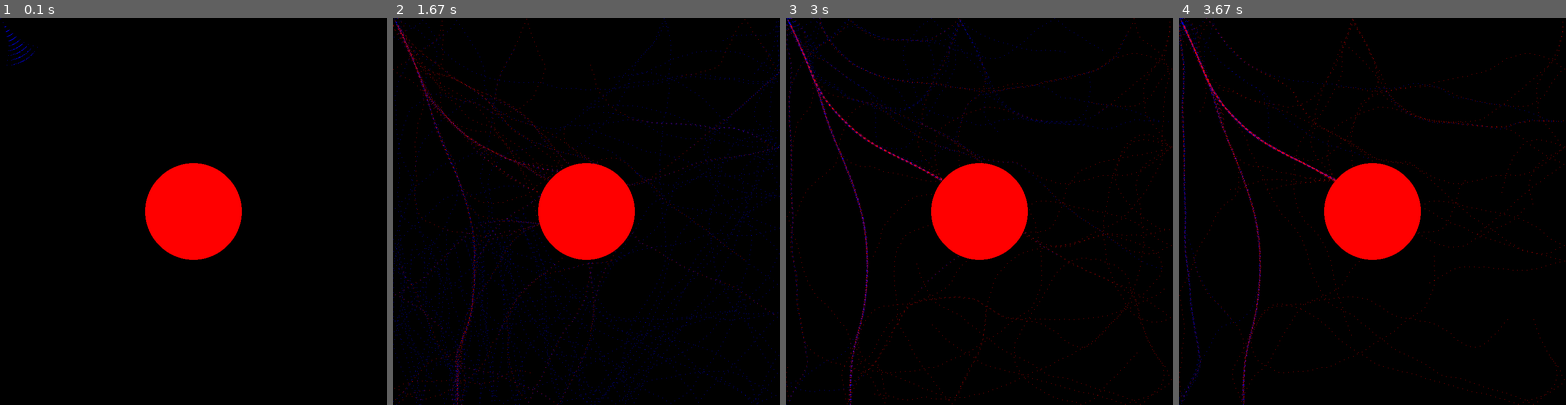
Above: before the commit, frames 1-4 (left to right).
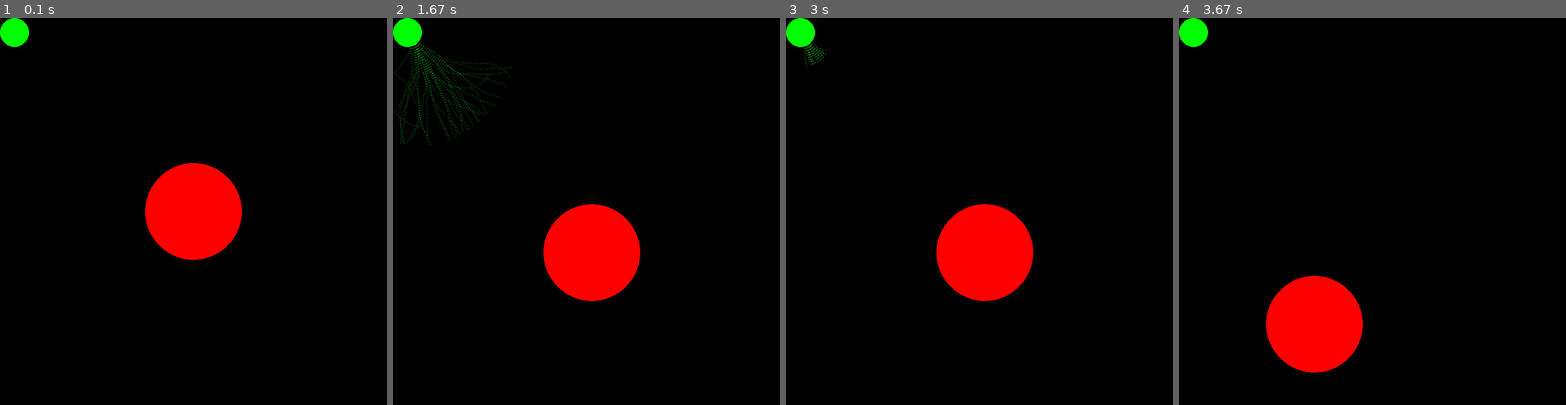
Above: after the commit, the same moments.

Repository: KiRum89/ant_colony
Game: pygame game, started from colony_game.py
The game is run twice, just before and just after one commit, with the same random seed, the same clock (stepped at 60 frames per second) and the same inputs.
Inputs (mouse positions are in pixels of both pictures, inside the frame that each line leads up to):
- Up to frame 1 (0.1 s): no input
- Up to frame 2 (1.67 s): hold A 0.33-0.8 s; move the mouse to (571, 226) at 0.37 s; tap A at 0.83 s; press the mouse at (590, 254) at 1.2 s; move the mouse to (590, 254) at 1.3 s; release the mouse at (586, 257) at 1.43 s; press the mouse at (590, 254) at 1.53 s; move the mouse to (559, 168) at 1.63 s
- Up to frame 3 (3 s): release the mouse at (917, 83) at 1.77 s; tap A at 2.33, 2.73 s; click (867, 137) at 2.75 s
- Up to frame 4 (3.67 s): press the mouse at (1376, 254) at 3.03 s; move the mouse to (1345, 288) at 3.13 s; release the mouse at (1314, 323) at 3.27 s; tap A at 3.4 s; click (1287, 180) at 3.42 s

The runs differ from the first frame. In frame 1, 0.5% of the frame differs, in the area x 0-10%, y 0-13%; in frame 2, 6.8%; in frame 3, 6.5%; in frame 4, 11%, in the area x 0-100%, y 0-100%.

Commit message:
food/nest can be moved. Click "a" to pause/continue

Diff:
--- a/ant.py
+++ b/ant.py
@@ -2,11 +2,12 @@
 import matplotlib
 import matplotlib.pyplot as plt
 
-plt.ion()
 import matplotlib.patches as patches
 import world as w
 #TODO: proper reflecton from the walls!
 class Ant:
+
+
     def __init__(self,r,R,phi,speed,t):
         self.r = r
 
@@ -22,6 +23,8 @@
         self.path = [self.r]
         NUM_SEC = 4
         self.angles = np.linspace(-self.alpha/2,self.alpha/2,NUM_SEC)
+        self.X=np.linspace(0,w.W,w.W//self.speed)
+        self.Y = np.linspace(0,w.H,w.H//self.speed)
 
     def rotMatrix(self,dphi):
         return np.array([[np.cos(dphi),-np.sin(dphi)],[np.sin(dphi),np.cos(dphi)]])
@@ -58,10 +61,8 @@
         self.next_dr = self.dr
 
     def get_cell(self,r):
-        X=np.linspace(0,w.W,w.W//self.speed)
-        Y = np.linspace(0,w.H,w.H//self.speed)
-        idx_x = np.where(X<=r[0])[0][-1]
-        idx_y = np.where(Y<=r[1])[0][-1]
+        idx_x = np.where(self.X<=r[0])[0][-1]
+        idx_y = np.where(self.Y<=r[1])[0][-1]
 
         return [idx_x,idx_y]
 
@@ -96,6 +97,7 @@
             pheroms = trail.get((i,j),None)
             if pheroms!=None:
                 for pher in pheroms:
+                    #print('pher',len(pheroms))
                     coor = pher[0]
                     vec=(coor-self.r)
                     if self.norm(vec)<=self.R:
@@ -117,7 +119,7 @@
 
 
     def norm(self,vec):
-        return np.sum(vec**2)**0.5
+        return (vec**2).sum()**0.5
 
 
     def get_sector_cells(self):
@@ -164,6 +166,8 @@
 
 
 if __name__ == "__main__":
+
+    plt.ion()
     def run2(ants,cells,T):
         trail_home = {}
 
--- /dev/null
+++ b/area.py
@@ -0,0 +1,24 @@
+import numpy as np
+# create a circular area
+class CircArea:
+    def __init__(self,col,r0,R):
+        # color, r0 (coordinates center), Radius
+        self.col = col
+        self.r0=r0
+        self.R=R
+    def inside(self,r):
+
+        if np.sum((r-self.r0)**2)**0.5<self.R:
+            return True
+        else:
+            return False
+
+    def drag(self,pygame):
+
+        x0,y0 = self.r0
+        x,y=pygame.mouse.get_pos()
+        if ((x0-x)**2+(y0-y)**2)**0.5<self.R:
+            state = pygame.mouse.get_pressed(num_buttons=3)
+            if state[0]==True:
+                x0,y0 = pygame.mouse.get_pos()
+                self.r0 = np.array([x0,y0])
--- a/colony_game.py
+++ b/colony_game.py
@@ -2,17 +2,25 @@
 import sys
 import world as w
 import numpy as np
-ants=[Ant(np.array([1,1]),50,np.pi/3,10,0) for _ in range(0,50)]
-
-t = 1
+from area import CircArea
 import pygame
 
+t=0
+ants=[Ant(np.array([1,1]),30,np.pi/3,5,t) for _ in range(0,50)]
 pygame.init()
+clock = pygame.time.Clock()
 gameDisplay = pygame.display.set_mode((w.W,w.H))
-col = (0,0,255)
 
 
-clock = pygame.time.Clock()
+col = (0,255,0)
+green = (0,255,0)
+red = (255,0,0)
+
+
+food = CircArea(red,np.array([w.W/2,w.H/2]),100)
+home = CircArea(green,np.array([30,30]),30)
+
+
 trail_scout={}
 trail_return = {}
 
@@ -24,48 +32,67 @@
             pygame.draw.rect(gameDisplay,col,rect)
 
 count_home = 0
+
+pause = False
 while 1:
 
     gameDisplay.fill((0,0,0))
-    plot_rect(trail_scout,(0,0,255))
-    plot_rect(trail_return,(255,0,0))
+    food.drag(pygame)
+    home.drag(pygame)
+    pygame.draw.circle(gameDisplay,red,tuple(food.r0),food.R)
 
-    pygame.draw.circle(gameDisplay,(255,0,0),tuple(w.r0),w.R)
-    for ant in ants:
-        if w.isFood(ant.r) and ant.scout==True:
-            ant.scout = False
-            ant.dr = -ant.dr
-            ant.t = t
-            col = (255,0,0)
-
-        if w.isHome(ant.r) and ant.scout==False:
-            count_home += 1
-            print('count home {}'.format(count_home))
-            ant.dr = -ant.dr
-            ant.scout = True
-            col = (0,0,255)
+    pygame.draw.circle(gameDisplay,green,tuple(home.r0),home.R)
 
 
-        ant.t = t
-        if ant.scout == True:
-            ant.mark_trail(trail_scout)
-            ant.move()
-            ant.decide(trail_return)
-        else:
-            ant.mark_trail(trail_return)
-            ant.move()
-            ant.decide(trail_scout)
+    if pause==False:
+        plot_rect(trail_scout,green)
+        plot_rect(trail_return,red)
 
-    w.evap(trail_scout, 150,t)
-    w.evap(trail_return, 150,t)
-    print('scout:',len(trail_scout))
-    print('return:',len(trail_return))
+        for ant in ants:
+            if food.inside(ant.r) and ant.scout==True:
+                ant.scout = False
+                ant.dr = -ant.dr
+                ant.t = t
+                col =  red
 
-    t += 1
+            if home.inside(ant.r) and ant.scout==False:
+                count_home += 1
+                print('count home {}'.format(count_home))
+                ant.dr = -ant.dr
+                ant.scout = True
+                col =green
+
+
+            ant.t = t
+            if ant.scout == True:
+                ant.mark_trail(trail_scout)
+                ant.move()
+                ant.decide(trail_return)
+            else:
+                ant.mark_trail(trail_return)
+                ant.move()
+                ant.decide(trail_scout)
+
+        w.evap(trail_scout, 300,t)
+        w.evap(trail_return, 300,t)
+
+        t += 1
+        print(t)
     pygame.display.update()
 
-    clock.tick(120)
     for event in pygame.event.get():
+        if event.type == pygame.KEYDOWN:
+            if event.key == pygame.K_a:
+                trail_return={}
+                trail_scout={}
+
+                t = 0
+                ants=[Ant(home.r0,30,np.pi/3,5,t) for _ in range(0,30)]
+                pause = not(pause)
+
         if event.type == pygame.QUIT:
             pygame.quit()
             sys.exit()
+
+
+    #clock.tick(120)
--- /dev/null
+++ b/drag_example.py
@@ -0,0 +1,28 @@
+import sys
+import pygame
+
+pygame.init()
+gameDisplay = pygame.display.set_mode((500,500))
+
+clock = pygame.time.Clock()
+x0,y0,R = 20,20,20
+while 1:
+
+    #gameDisplay.fill((0,0,0))
+    print(x0,y0)
+    pygame.draw.circle(gameDisplay,(0,255,0),(x0,y0),R)
+    for event in pygame.event.get():
+        if event.type == pygame.QUIT:
+            pygame.quit()
+            sys.exit()
+    x,y=pygame.mouse.get_pos()
+    if ((x0-x)**2+(y0-y)**2)**0.5<R:
+
+        state = pygame.mouse.get_pressed(num_buttons=3)
+        if state[0]==True:
+            #     print('lala')
+
+            x0,y0=pygame.mouse.get_pos()
+
+
+    pygame.display.update()
--- a/run_colony.py
+++ b/run_colony.py
@@ -6,6 +6,7 @@
 
 from matplotlib.patches import Rectangle
 from ant import Ant
+from area import CircArea
 
 if __name__ == "__main__":
 
@@ -13,6 +14,9 @@
         trail_scout = {} # no food
         trail_return = {} #
         fig,ax = plt.subplots(1,1)
+        col = (0,255,0)
+        green = (0,255,0)
+        red = (255,0,0)
 
         def plot(ants):
             for ant in ants:
@@ -34,57 +38,55 @@
             arr = np.asarray(arr)
             plt.plot(arr[:,0],arr[:,1],'x',c=c)
 
+        def run_ant(ant,t,areas):
+            home,food = areas
+            if food.inside(ant.r) and ant.scout==True:
+                ant.scout = False
+                ant.dr = -ant.dr
+                ant.t = t
+                col =  red
+
+            if home.inside(ant.r) and ant.scout==False:
+                ant.dr = -ant.dr
+                ant.scout = True
+                col =green
+
+
+            if ant.scout == True:
+                ant.mark_trail(trail_scout)
+                ant.move()
+                ant.decide(trail_return)
+            else:
+                ant.mark_trail(trail_return)
+                ant.move()
+                ant.decide(trail_scout)
+
+
         def myrun():
-            #ant.get_pherom_counts(trail)
-            ants=[Ant(np.array([1,1]),50,np.pi/2,10,0) for _ in range(0,1)]
 
-            for ant in ants:
-                for t in range(0,T):
+            count_home = 0
+            food = CircArea(red,[w.W/2,w.H/2],100)
+            home = CircArea(green,[30,30],30)
 
-                    if w.isFood(ant.r) and ant.scout==True:
-                        ant.scout = False
-                        ant.dr = -ant.dr
-                        ant.t = t
 
-                    if w.isHome(ant.r) and ant.scout==False:
-                        print('found home')
-                        ant.dr = -ant.dr
-                        ant.scout = True
+            ants=[Ant(np.array([1,1]),30,np.pi/2,5,0) for _ in range(0,10)]
 
-                    if ant.scout == True:
-                        ant.t = t
-                        ant.mark_trail(trail_scout)
-                        ant.move()
-                        ant.decide(trail_return)
-                    else:
-                        ant.t = t
-                        ant.mark_trail(trail_return)
-                        ant.move()
-                        ant.decide(trail_scout)
+            areas = [home,food]
+            for t in range(0,T):
+                for ant in ants:
 
-                    w.evap(trail_return,50,t)
-                    w.evap(trail_scout,50,t)
+                    ant.t = t
+                    run_ant(ant,t,areas)
+
+                w.evap(trail_scout,300,t)
+                w.evap(trail_return,300,t)
+
+                t += 1
 
 
 
-        #cProfile.run('myrun()')
-        myrun()
-        circle1 = plt.Circle(tuple(w.r0), w.R, color='r')
-        ax.add_patch(circle1)
-        circle2 = plt.Circle((10,10), 5, color='r')
-        ax.add_patch(circle2)
+
+        cProfile.run('myrun()')
+        #myrun()
         plot_trail(trail_scout,'r')
         plot_trail(trail_return,'g')
-
-        import pygame
-        pygame.init()
-        gameDisplay = pygame.display.set_mode((w.W,w.H))
-        surf = pygame.Surface((w.W,w.H))
-        blue = (0,0,255)
-        rect = pygame.Rect(1,1,10,10)
-
-        pygame.draw.rect(gameDisplay,blue,rect)
-
-        pygame.display.update()
-        while True:
-            pass
--- a/world.py
+++ b/world.py
@@ -2,36 +2,13 @@
 import world as w
 H,W = 800,800
 
-R = 100
-r0 = np.array([W/2,H/2])
-
-def isFood(r):
-    # r ant coordinate
-    # r0 food circle center
-    # R food circle radius
-    R = 100
-    r0 = np.array([W/2,H/2])
-
-    if np.sum((r-r0)**2)**0.5<R:
-        return True
-    else:
-        return False
-
-def isHome(r):
-    # r ant coordinate
-    # r0 nest circle center
-    # R nest circle radius
-    R = 5
-    r0 = np.array([10,10])
-    if np.sum((r-r0)**2)**0.5<R:
-        return True
-    else:
-        return False
-
 def evap(trail, timer,ctime):
     # ctime current time
     # if timer is exceeded, delet the pheromone
+    key_list=list(trail.keys())
 
-    for (i,j) in trail:
+    for (i,j) in key_list:
         pherom2=[pherom for pherom in trail[(i,j)] if (ctime-pherom[1])<timer]
         trail[(i,j)] = pherom2
+        if len(pherom2)==0:
+            del trail[(i,j)]
